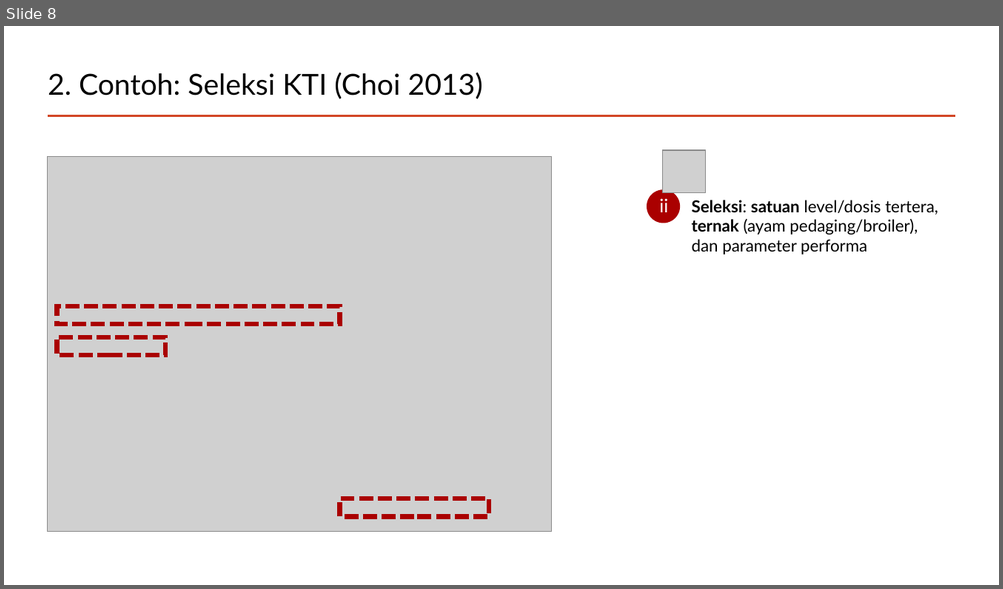
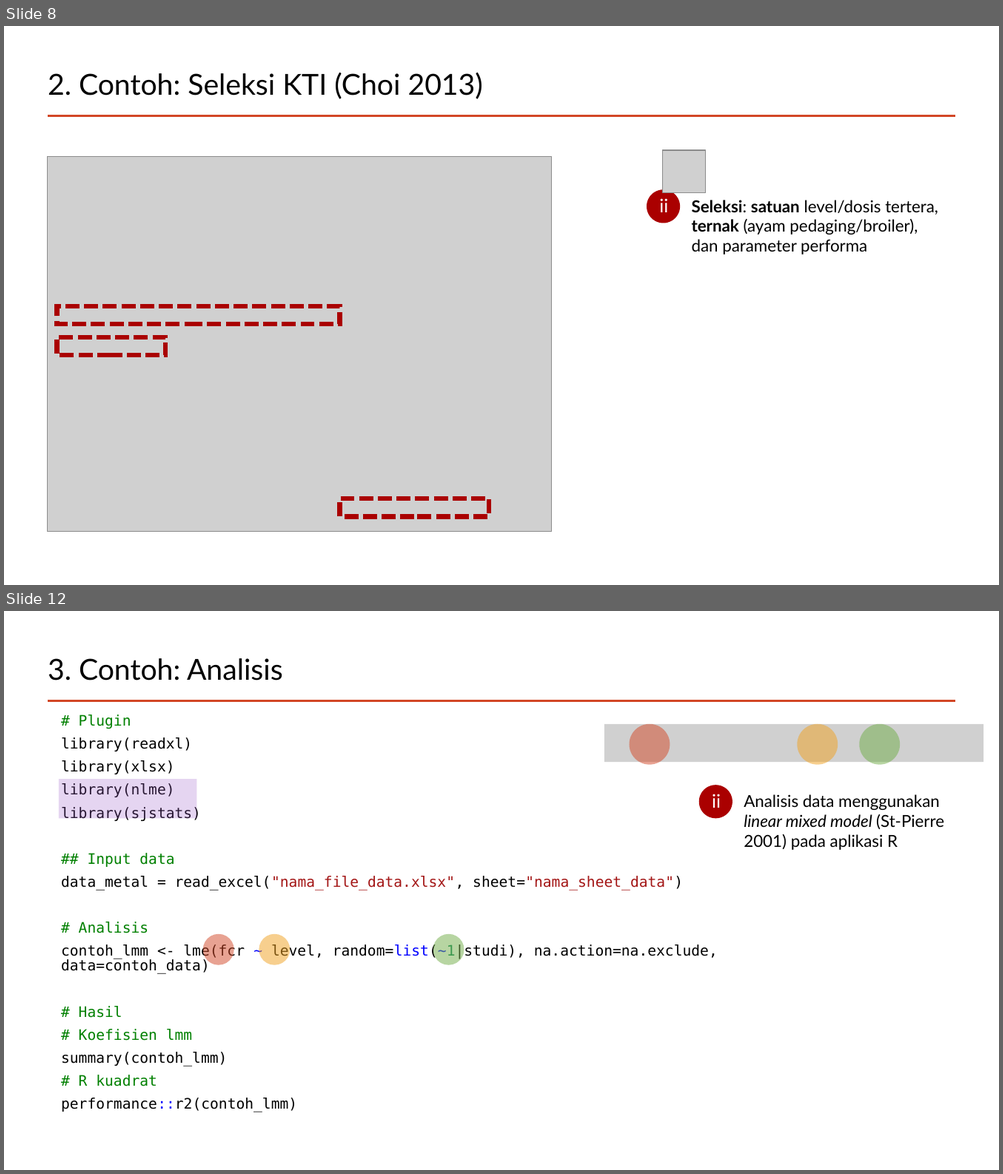
Before and after one commit to mohammad-miftakhus-sholikin/pelatihan-2020-metal, a slide deck: ch3_reference/Presentation_2022__Sholikin.pptx. Shown one above the other, each under a label of ours: slide 8 before the commit, slides 8 and 12 after it; the slides between them are not shown. The pictures are 1003x589 and 1003x1174 pixels, drawn with LibreOffice and Linux fonts; fonts in the diff are those of the drawing; grey boxes stand for pictures. Boxes give left, top, right and bottom in pixels: in the first picture for what was removed or moved away, otherwise in the second. Text is boxed around its words. In the diff, an @@ line names an element or a change of style, - is before the commit and + after.

```diff
--- a/ch3_reference/Presentation_2022__Sholikin.pptx
+++ b/ch3_reference/Presentation_2022__Sholikin.pptx
@@ slide 12 added at (x1=4, y1=611, x2=999, y2=1170), background #FFFFFF; not listed: 1 template element that a slide beside it also shows @@
@@ title added at (x1=48, y1=658, x2=283, y2=681), 28 pt, text #000000 @@
+3. Contoh: Analisis
@@ text added at (x1=61, y1=715, x2=717, y2=1113), 14 pt, text #000000 @@
+# Plugin
+library(readxl)
+library(xlsx)
+library(nlme)
+library(sjstats)
+## Input data
+data_metal = read_excel("nama_file_data.xlsx", sheet="nama_sheet_data")
+# Analisis
+contoh_lmm <- lme(fcr ~ level, random=list(~1|studi), na.action=na.exclude, data=contoh_data)
+# Hasil
+# Koefisien lmm
+summary(contoh_lmm)
+# R kuadrat
+performance::r2(contoh_lmm)
@@ picture added at (x1=604, y1=724, x2=983, y2=763) @@
@@ ellipse added at (x1=629, y1=724, x2=669, y2=765), fill #D24726 at 50% opacity @@
@@ ellipse added at (x1=797, y1=724, x2=837, y2=765), fill #F0A11F at 50% opacity @@
@@ ellipse added at (x1=859, y1=724, x2=899, y2=765), fill #70AD47 at 50% opacity @@
@@ rectangle added at (x1=59, y1=779, x2=196, y2=818), fill #9B5AC8 at 25% opacity @@
@@ ellipse added at (x1=699, y1=785, x2=732, y2=818), fill #AA0000 @@
@@ text added at (x1=711, y1=794, x2=720, y2=808), 18 pt, text #FFFFFF @@
+ii
@@ text added at (x1=743, y1=795, x2=944, y2=850), 16 pt, text #000000 @@
+Analisis data menggunakan linear mixed model (St-Pierre 2001) pada aplikasi R
@@ ellipse added at (x1=203, y1=934, x2=235, y2=965), fill #D24726 at 50% opacity @@
@@ ellipse added at (x1=259, y1=934, x2=290, y2=965), fill #F0A11F at 50% opacity @@
@@ ellipse added at (x1=433, y1=934, x2=464, y2=965), fill #70AD47 at 50% opacity @@
```
Also in this commit, not shown: 4 slides changed, 2 other slides added, 1 slide removed.
